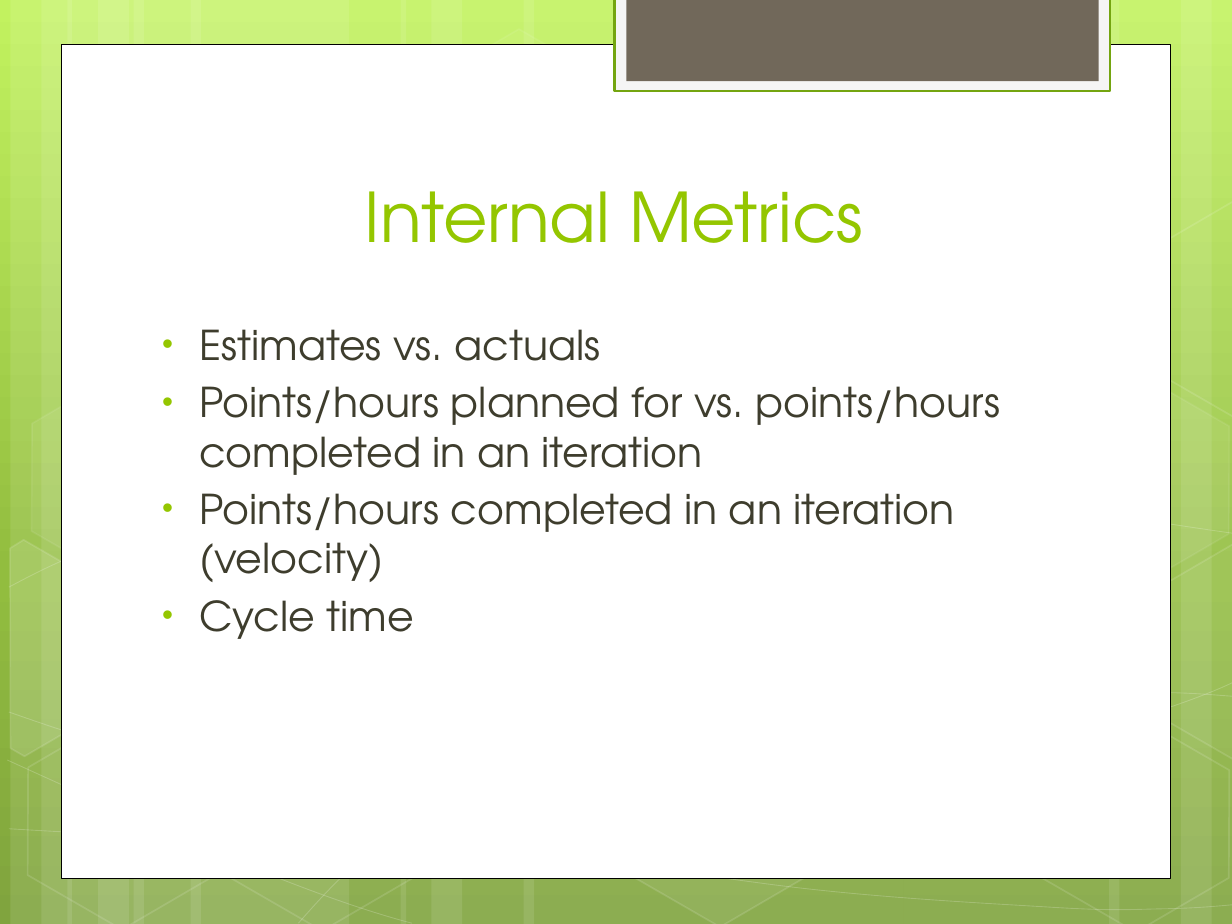
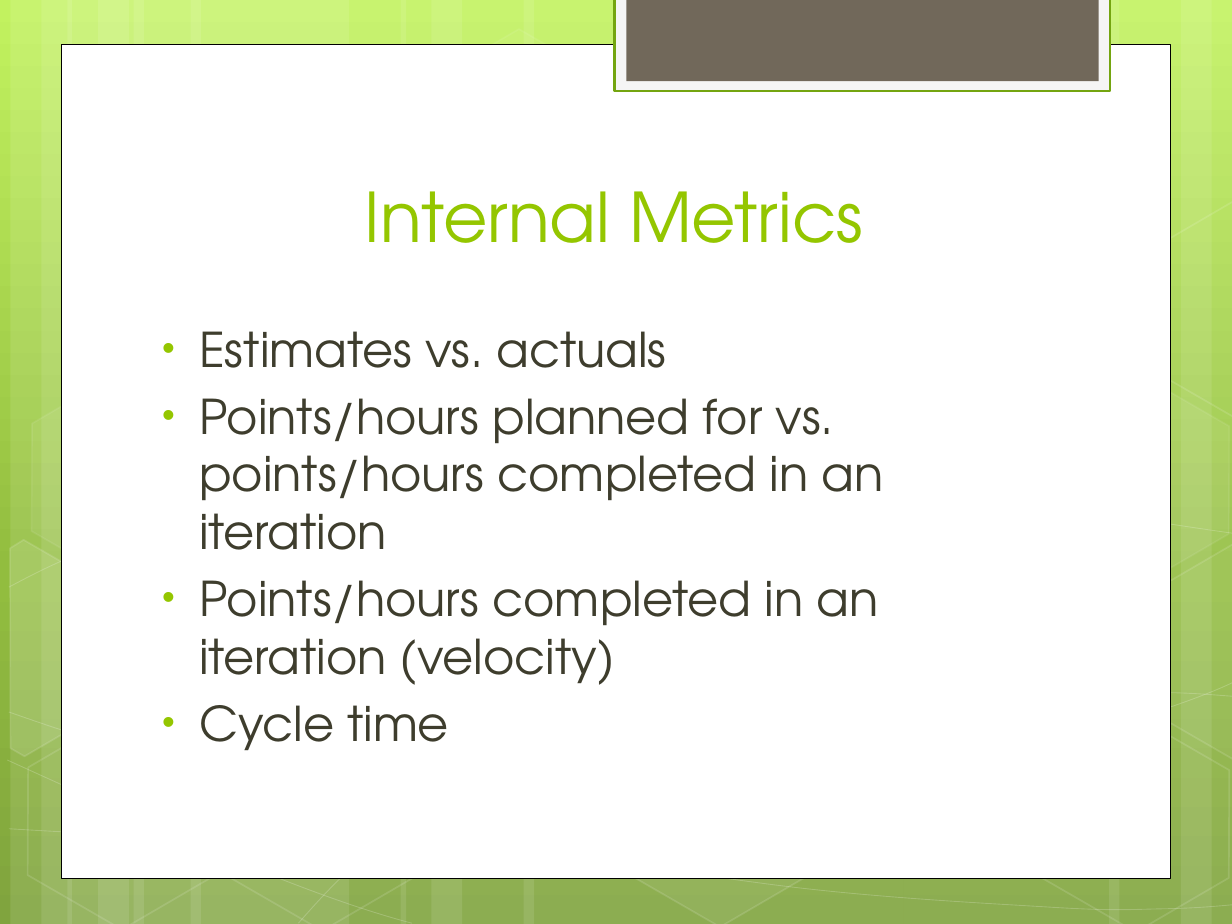
Before and after one commit to JonKruger/iteration-management, a slide deck: slide 28 of Iteration Management - Your Key to Predictable Delivery.pptx. Drawn at 1232x924 pixels with LibreOffice and Linux fonts; fonts in the diff are those of the drawing. Boxes give left, top, right and bottom in pixels: in the first picture for what was removed or moved away, otherwise in the second. Text is boxed around its words. In the diff, an @@ line names an element or a change of style, - is before the commit and + after.

```diff
--- a/Iteration Management - Your Key to Predictable Delivery.pptx
+++ b/Iteration Management - Your Key to Predictable Delivery.pptx
@@ text "Estimates vs. actuals" at [199,331,883,751]: size 24 to 28 pt @@
```
Also in this commit, not shown: 3 other slides changed, 6 slides added.
